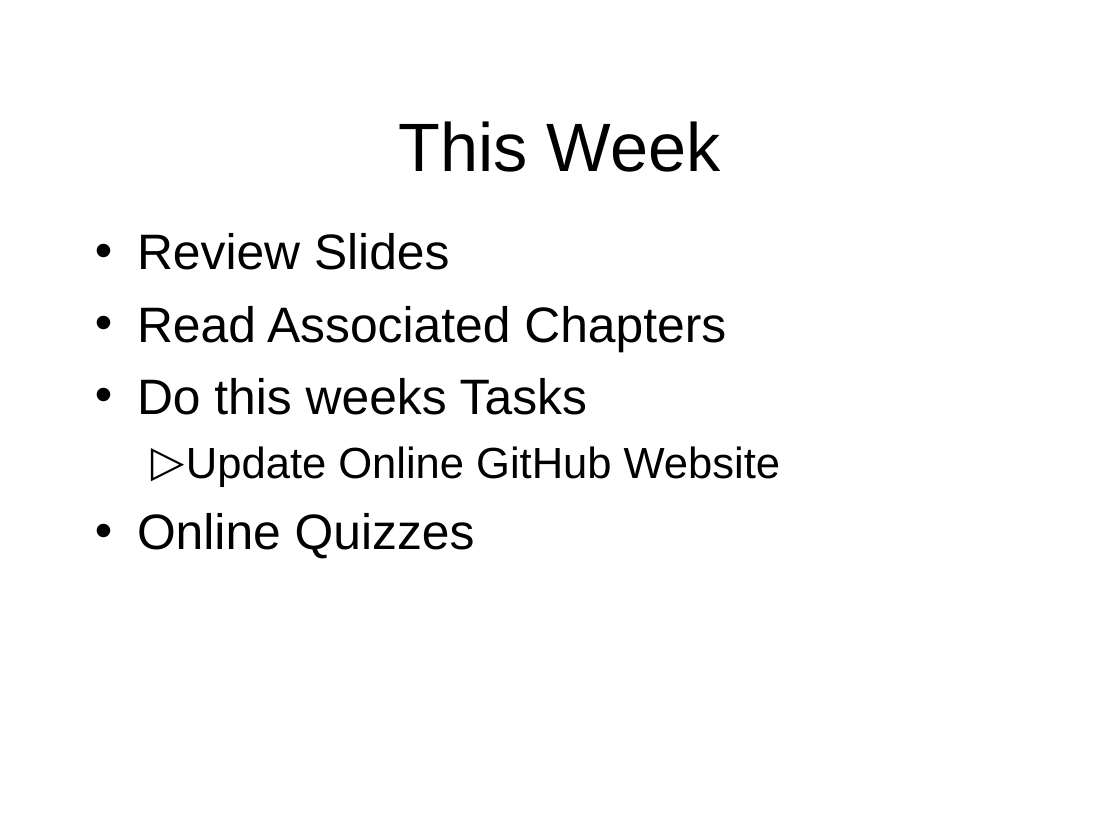
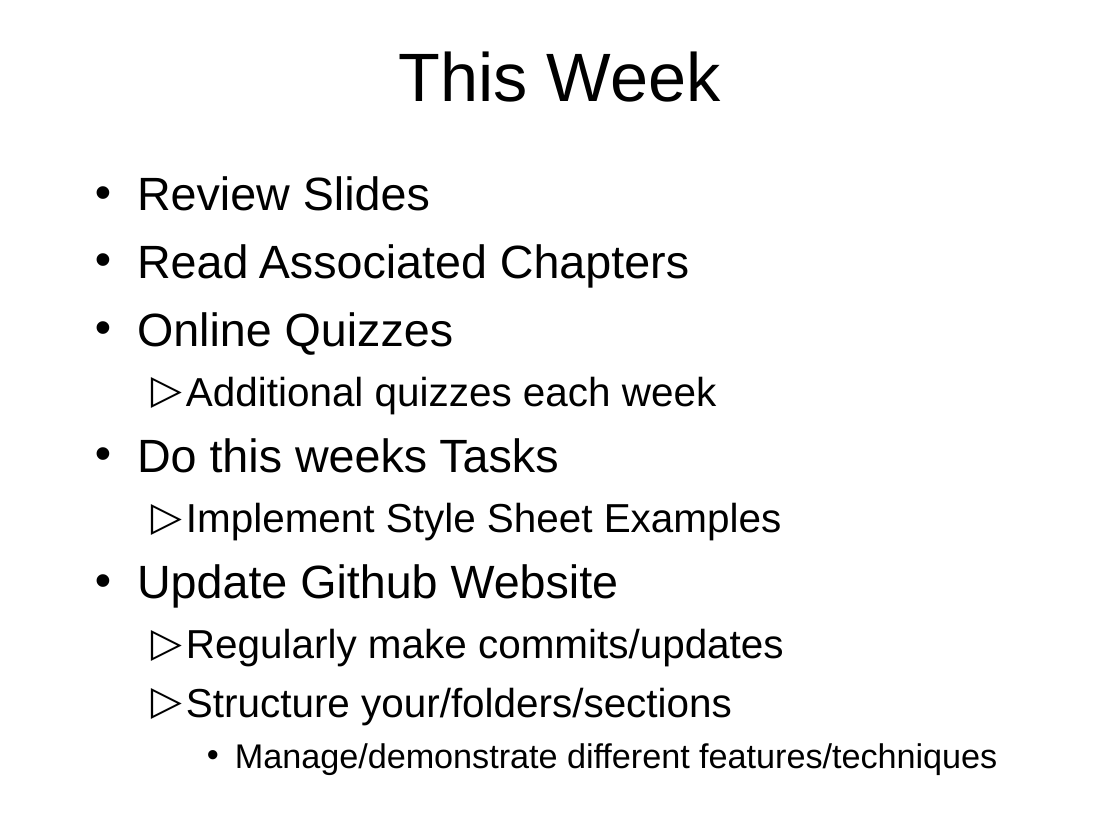
Before and after one commit to octaviordz/zjnu2017.github.io, a slide deck: slide 47 of WAD/lectures/050--CSS.ppt (slide 29 before the commit). Drawn at 1120x840 pixels with LibreOffice and Linux fonts; fonts in the diff are those of the drawing. Boxes give left, top, right and bottom in pixels: in the first picture for what was removed or moved away, otherwise in the second. Text is boxed around its words. In the diff, an @@ line names an element or a change of style, - is before the commit and + after.

Commit message:
Style sheets.

```diff
--- a/WAD/lectures/050--CSS.ppt
+++ b/WAD/lectures/050--CSS.ppt
@@ title "This Week": place and size @@
-title "This Week" at <box>399,121,721,172</box>
+title "This Week" at <box>399,51,721,102</box>
@@ text "Review Slides": place and size @@
-text "Review Slides" at <box>137,233,780,559</box>
+text "Review Slides" at <box>137,176,997,774</box>
@@ text at <box>137,176,689,473</box>: size 32 to 30 pt in "Review Slides", "Read Associated Chapters", "Do this weeks Tasks" @@
@@ text at <box>137,312,716,413</box>: paragraphs added @@
+• Online Quizzes
+  ▷ Additional quizzes each week
@@ text at <box>137,502,997,774</box>: text changed; size 28 to 26 pt @@
-  ▷ Update Online GitHub Website
-• Online Quizzes
+  ▷ Implement Style Sheet Examples
+• Update Github Website
+  ▷ Regularly make commits/updates
+  ▷ Structure your/folders/sections
+    • Manage/demonstrate different features/techniques
```
Also in this commit, not shown: 6 other slides changed, 26 slides added, 1 slide removed, 2 other files.
